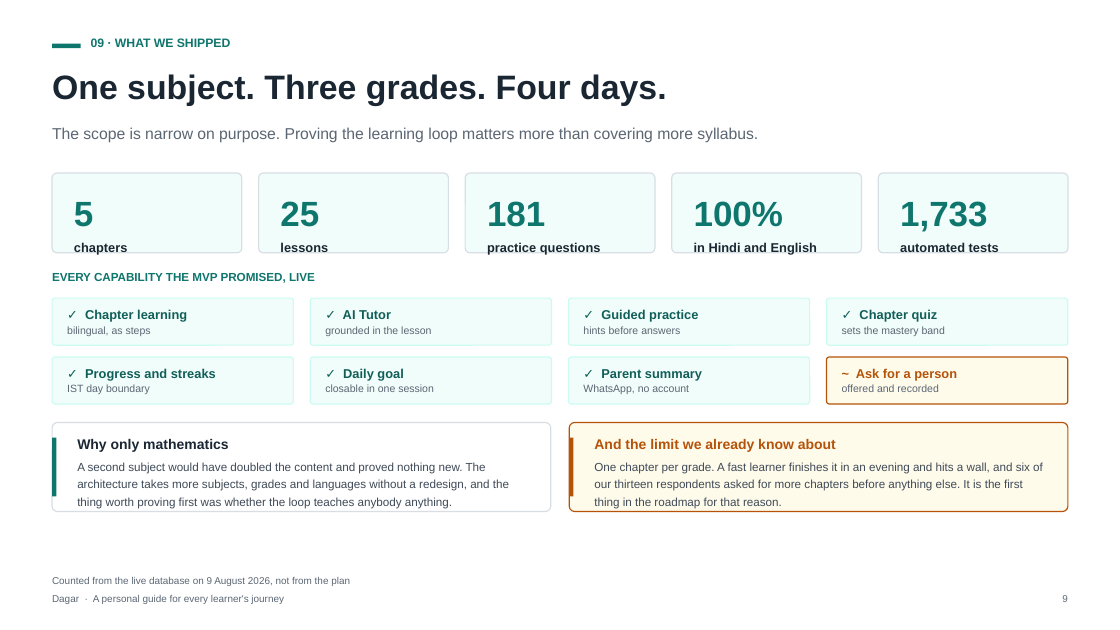
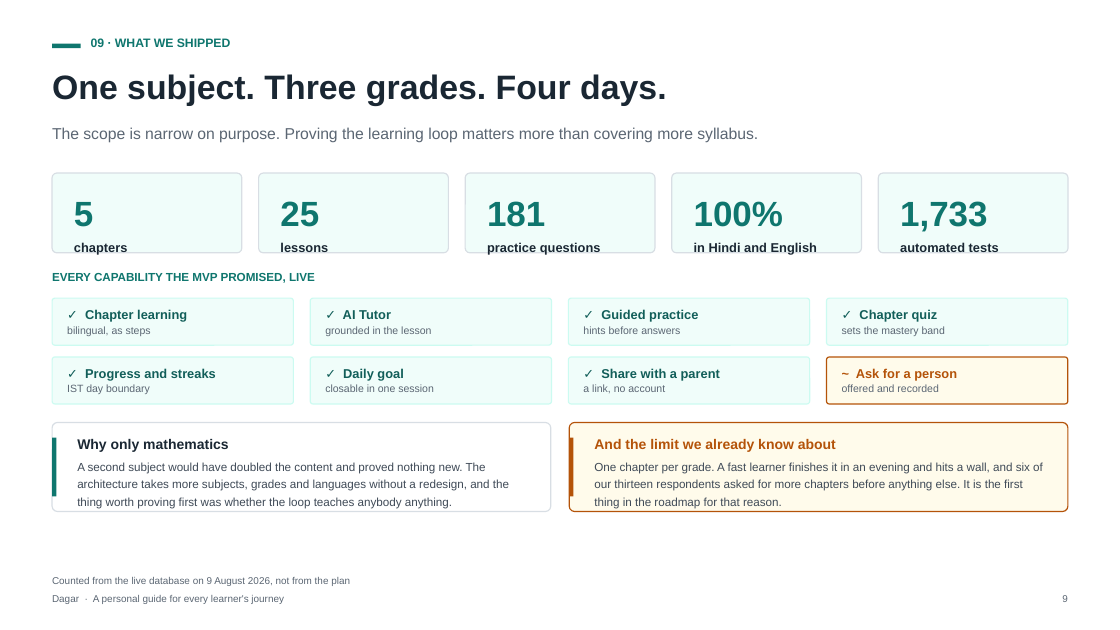
Before and after one commit to ap9650/dagar, a slide deck: slide 9 of docs/deck/Dagar-Pitch-Deck.pptx. Drawn at 1120x630 pixels with LibreOffice and Linux fonts; fonts in the diff are those of the drawing. Boxes give left, top, right and bottom in pixels: in the first picture for what was removed or moved away, otherwise in the second. Text is boxed around its words. In the diff, an @@ line names an element or a change of style, - is before the commit and + after.

```diff
--- a/docs/deck/Dagar-Pitch-Deck.pptx
+++ b/docs/deck/Dagar-Pitch-Deck.pptx
@@ text at <box>583,368,720,393</box>: text changed; size 9 to 11 pt; text colour #5B6673 to #115E59; bold on @@
-✓ Parent summary
-WhatsApp, no account
+✓ Share with a parent
+a link, no account
```
Also in this commit, not shown: 3 other slides changed, 2 other files.
